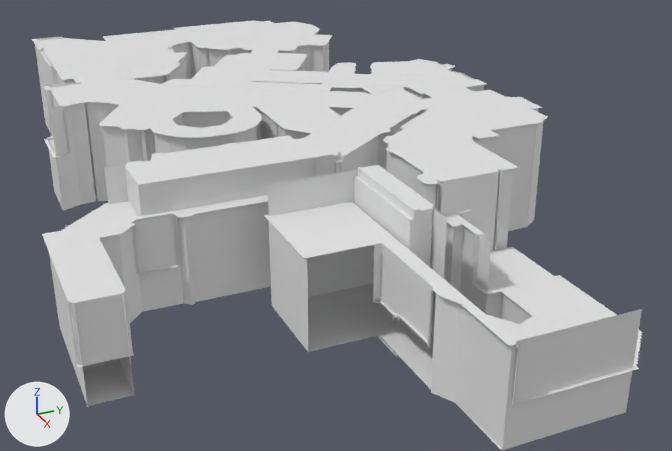
The FBX model models/AR_FataMorgana/exports/AR_FataMorgana_route.fbx as it was, and as the next commit left it.
Both versions are drawn from a camera (50 mm lens) standing at (93.3, -57.7, 35.1) and looking at (15.6, -22.8, -3.7). The axes (+X, +Y, +Z) are drawn at lower left. The lights are the same throughout. The older version comes first. Vertices at exactly the same position are counted once.

The scene before the commit, as lines of its bpy script (objects in view):
```python
me_fm_route_plafondtrede_002 = bpy.data.meshes.new('FM_route_plafondtrede.002')
me_fm_route_plafondtrede_002.from_pydata(...)  # 646 vertices, 606 faces; spans x -29.9..52.8, y -51.6..-2.5, z -0.5..7.5
me_fm_route_plafondtrede_002.materials.append(mat_fm_plafondtrede)  # white #e7e7e7
me_fm_route_routebodem_001 = bpy.data.meshes.new('FM_route_routebodem.001')
me_fm_route_routebodem_001.from_pydata(...)  # 3483 vertices, 2056 faces; spans x -29.6..52.5, y -51.3..-6.2, z -3.7
me_fm_route_routebodem_001.materials.append(mat_fm_routebodem)  # white #e7e7e7
me_fm_route_routeplafond_001 = bpy.data.meshes.new('FM_route_routeplafond.001')
me_fm_route_routeplafond_001.from_pydata(...)  # 4114 vertices, 2494 faces; spans x -29.9..52.8, y -51.6..-2.1, z -0.4..7.5
me_fm_route_routeplafond_001.materials.append(mat_fm_routeplafond)  # white #e7e7e7
me_fm_route_routewand_001 = bpy.data.meshes.new('FM_route_routewand.001')
me_fm_route_routewand_001.from_pydata(...)  # 2845 vertices, 1446 faces; spans x -29.6..52.5, y -51.3..-2.4, z -3.8..7.5
me_fm_route_routewand_001.materials.append(mat_fm_routewand)  # white #e7e7e7
ob_fm_plafondtrede_0_route = bpy.data.objects.new('FM_plafondtrede_0_route', me_fm_route_plafondtrede_002)
ob_fm_plafondtrede_0_route.location = (0.0, 0.0, 0.0)
ob_fm_routebodem_0_route = bpy.data.objects.new('FM_routebodem_0_route', me_fm_route_routebodem_001)
ob_fm_routebodem_0_route.location = (0.0, 0.0, 0.0)
ob_fm_routeplafond_0_route = bpy.data.objects.new('FM_routeplafond_0_route', me_fm_route_routeplafond_001)
ob_fm_routeplafond_0_route.location = (0.0, 0.0, 0.0)
ob_fm_routewand_0_route = bpy.data.objects.new('FM_routewand_0_route', me_fm_route_routewand_001)
ob_fm_routewand_0_route.location = (0.0, 0.0, 0.0)
```
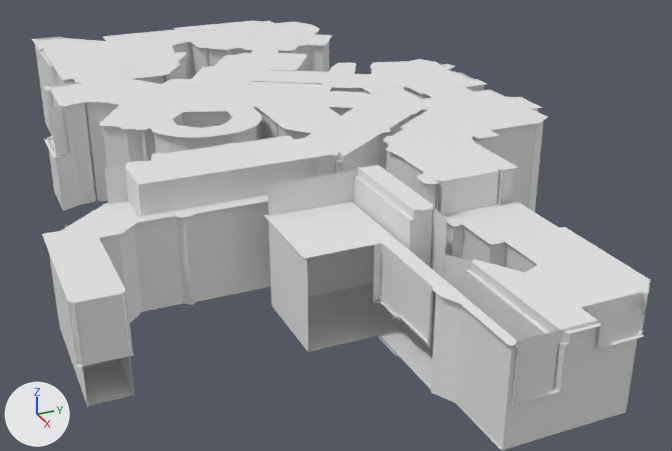
Location of each change, (x1, y1, x2, y2) in pixels of the pictures (672 x 451 px; the box of a moved part takes in the faces that stretch with it):
'FM_routeplafond_0_route', reshaped
    before: (32, 20, 642, 405)
    after: (32, 20, 650, 405)
'FM_plafondtrede_0_route', reshaped (26% wider)
    before: (32, 40, 520, 404)
    after: (32, 40, 648, 404)
part 1 of me_fm_route_routeplafond_001, moved or reshaped
    before: (555, 275, 642, 336)
    after: (561, 227, 650, 283)
part 2 of me_fm_route_routeplafond_001, deleted
    before: (141, 247, 642, 357)
part 3 of me_fm_route_routeplafond_001, moved or reshaped
    before: (456, 210, 639, 391)
    after: (466, 201, 650, 392)
part 4 of me_fm_route_routeplafond_001, built on
    before: (129, 211, 178, 225)
    after: (129, 211, 174, 225)
part 5 of me_fm_route_routewand_001, moved or reshaped
    before: (485, 249, 607, 327)
    after: (442, 204, 642, 310)
part 6 of me_fm_route_plafondtrede_002, added
    after: (580, 292, 648, 349)
part 7 of me_fm_route_plafondtrede_002, added
    after: (471, 260, 570, 344)
part 8 of me_fm_route_plafondtrede_002, added
    after: (464, 271, 565, 391)
part 9 of me_fm_route_plafondtrede_002, deleted
    before: (131, 213, 181, 274)
part 10 of me_fm_route_plafondtrede_002, built on
    before: (441, 171, 499, 283)
    after: (442, 172, 499, 215)

The change, as a diff of the scene's bpy script:
```diff
--- a/models/AR_FataMorgana/exports/AR_FataMorgana_route.fbx.py
+++ b/models/AR_FataMorgana/exports/AR_FataMorgana_route.fbx.py
@@ me_fm_route_plafondtrede_002 @@
 # used by ob_fm_plafondtrede_0_route; location = (0.0, 0.0, 0.0)
-me_fm_route_plafondtrede_002.from_pydata(...)  # 646 vertices, 606 faces; spans x -29.9..52.8, y -51.6..-2.5, z -0.5..7.5
+me_fm_route_plafondtrede_002.from_pydata(...)  # 633 vertices, 592 faces; spans x -29.9..52.8, y -51.6..-2.5, z -0.5..7.5
+# me_fm_route_plafondtrede_002 part 6: a new loose piece of 28 vertices spanning x 50.3..52.8, y -20.8..-15.0, z 2.5..4.2, in mat_fm_plafondtrede (white #e7e7e7)
+# me_fm_route_plafondtrede_002 part 7: a new loose piece of 28 vertices spanning x 41.2..52.8, y -23.5..-23.2, z 3.5..4.2, in mat_fm_plafondtrede (white #e7e7e7)
+# me_fm_route_plafondtrede_002 part 8: a new loose piece of 28 vertices spanning x 41.0..52.8, y -23.8..-23.3, z -0.1..3.5, in mat_fm_plafondtrede (white #e7e7e7)
+# me_fm_route_plafondtrede_002 part 9: the loose piece of 36 vertices spanning x 24.5..25.2, y -44.8..-41.1, z -0.1..4.5 is deleted
+# me_fm_route_plafondtrede_002 part 10: 9 vertices moved from x 32.9..33.2, y -16.0..-15.6, z -0.1 to x 32.9..33.2, y -16.0..-15.6, z 4.2; 24 vertices removed from x 33.3..37.8, y -20.7..-16.0, z -0.1..7.2; 1 vertex added at x 33.3, y -16.0, z 4.2
+# other edits to the shape of me_fm_route_plafondtrede_002 do not show in these pictures
 me_fm_route_plafondtrede_002.materials.append(mat_fm_plafondtrede)
@@ me_fm_route_routewand_001 @@
 me_fm_route_routewand_001.from_pydata(...)  # 2845 vertices, 1446 faces; spans x -29.6..52.5, y -51.3..-2.4, z -3.8..7.5
 # used by ob_fm_routewand_0_route; location = (0.0, 0.0, 0.0)
+# me_fm_route_routewand_001 part 5: 18 of the vertices in x 33.5..52.1, y -24.7..-13.8, z 0.0 are moved by (0.0, 0.0, 4.3)
 me_fm_route_routewand_001.materials.append(mat_fm_routewand)
@@ me_fm_route_routeplafond_001 @@
 # used by ob_fm_routeplafond_0_route; location = (0.0, 0.0, 0.0)
-me_fm_route_routeplafond_001.from_pydata(...)  # 4114 vertices, 2494 faces; spans x -29.9..52.8, y -51.6..-2.1, z -0.4..7.5
+me_fm_route_routeplafond_001.from_pydata(...)  # 4108 vertices, 2494 faces; spans x -29.9..52.8, y -51.6..-2.1, z -0.4..7.5
+# me_fm_route_routeplafond_001 part 1: the loose piece of 10 vertices spanning x 39.3..49.5, y -14.0..-13.5, z -0.1 is moved by (0.0, 0.0, 4.3)
+# me_fm_route_routeplafond_001 part 2: 11 loose pieces with 98 vertices, spanning x -19.3..51.6, y -44.8..-14.0, z -0.1, are deleted
+# me_fm_route_routeplafond_001 part 3: 10 vertices moved from x 33.3..37.8, y -20.7..-20.0, z 4.2 to x 33.3..50.3, y -20.7..-16.0, z 4.2; 129 vertices removed from x 33.3..52.8, y -23.4..-16.0, z -0.1..4.2; 248 vertices added at x 32.9..52.8, y -23.8..-14.0, z -0.1..4.2
+# me_fm_route_routeplafond_001 part 4: 16 vertices removed from x 24.5..25.2, y -44.8..-41.1, z 4.5; 5 vertices added at x 24.0..25.2, y -44.7..-44.4, z 4.5
+# other edits to the shape of me_fm_route_routeplafond_001 do not show in these pictures
 me_fm_route_routeplafond_001.materials.append(mat_fm_routeplafond)
```
